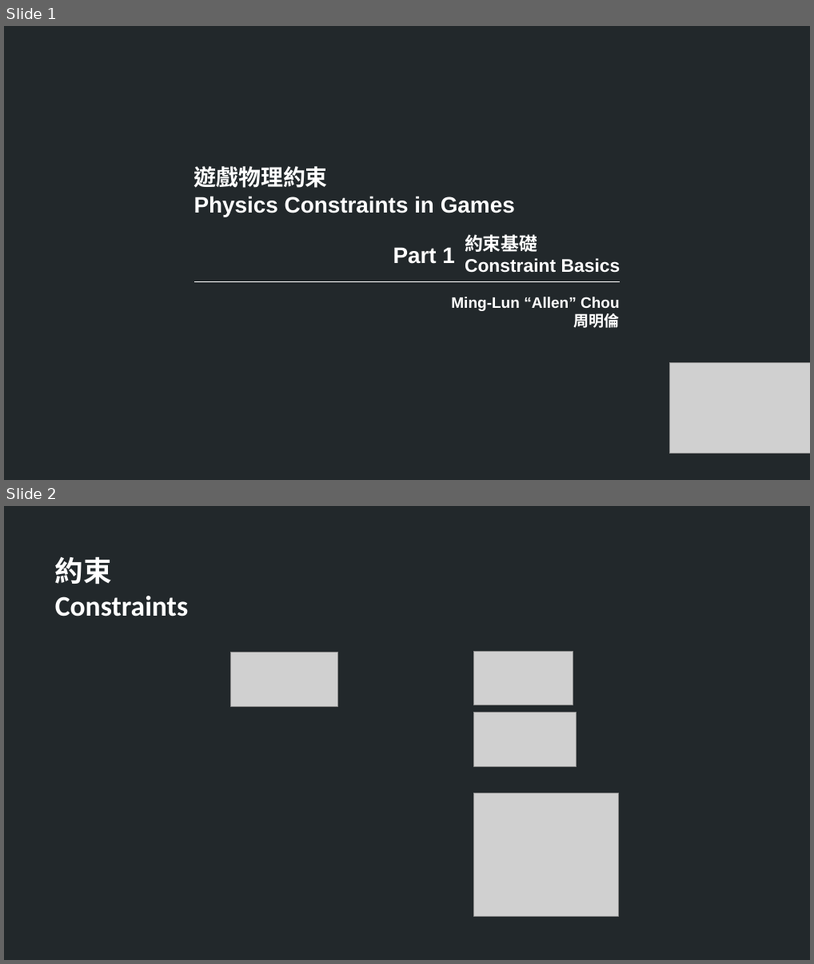
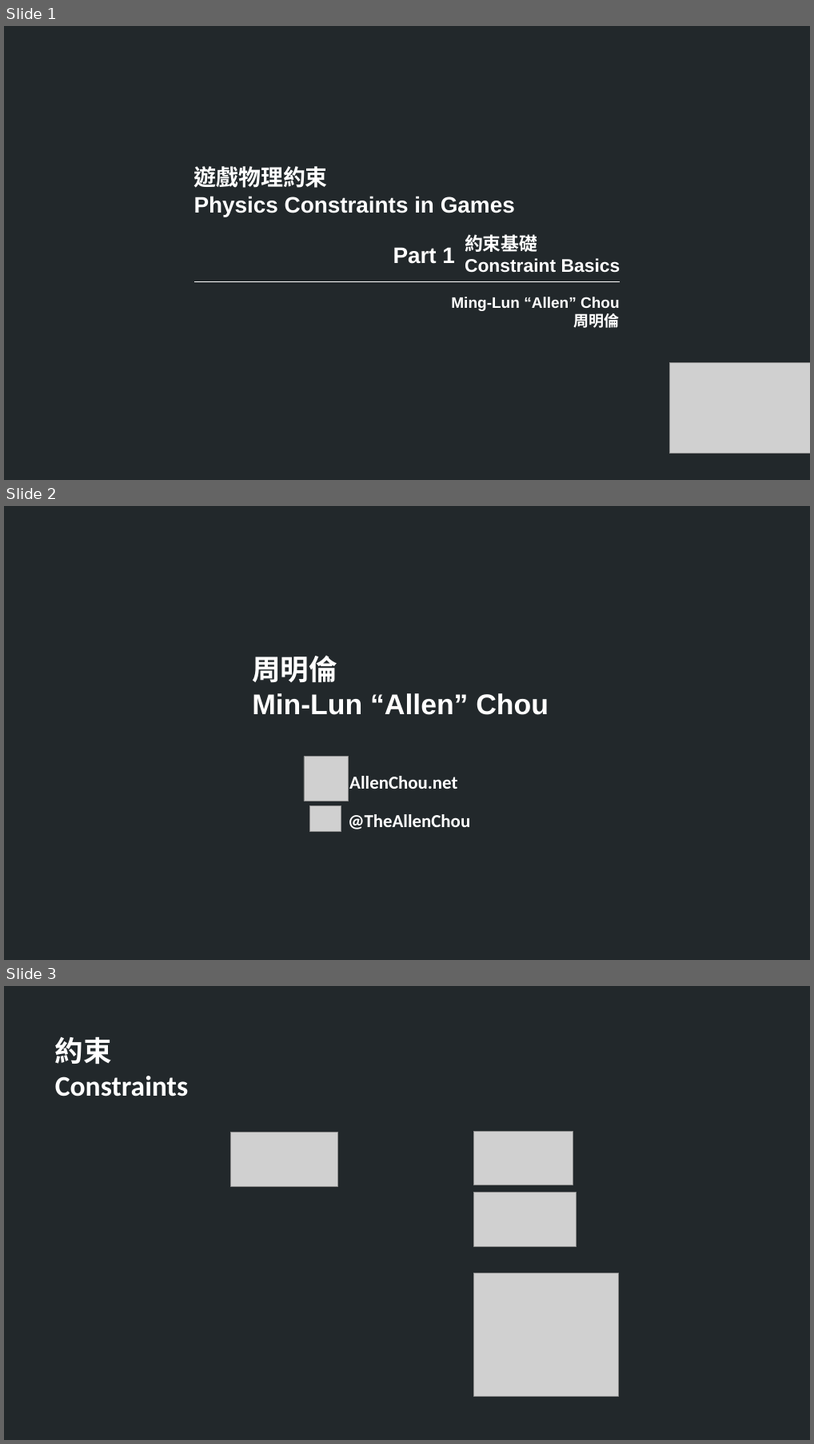
Before and after one commit to TheAllenChou/unity-physics-constraints, a slide deck: slides/physics constraints in games.odp. Shown one above the other, each under a label of ours: slides 1 and 2 before the commit, slides 1, 2 and 3 after it. The pictures are 814x964 and 814x1444 pixels, drawn with LibreOffice and Linux fonts; fonts in the diff are those of the drawing; grey boxes stand for pictures. Boxes give left, top, right and bottom in pixels: in the first picture for what was removed or moved away, otherwise in the second. Text is boxed around its words. In the diff, an @@ line names an element or a change of style, - is before the commit and + after.

```diff
--- a/slides/physics constraints in games.odp
+++ b/slides/physics constraints in games.odp
@@ slide 2 added at [4,506,810,960], background #22282B @@
@@ text added at [252,655,549,715], 28 pt, text #FFFFFF, bold @@
+周明倫
+Min-Lun “Allen” Chou
@@ picture added at [304,756,349,801] @@
@@ text added at [350,776,458,788], 18 pt, text #FFFFFF, bold @@
+AllenChou.net
@@ picture added at [310,805,342,831] @@
@@ text added at [348,814,470,829], 18 pt, text #FFFFFF, bold @@
+@TheAllenChou
@@ what was slide 2 is now slide 3 @@
```
Also in this commit, not shown: 3 slides changed, 2 other slides added.
